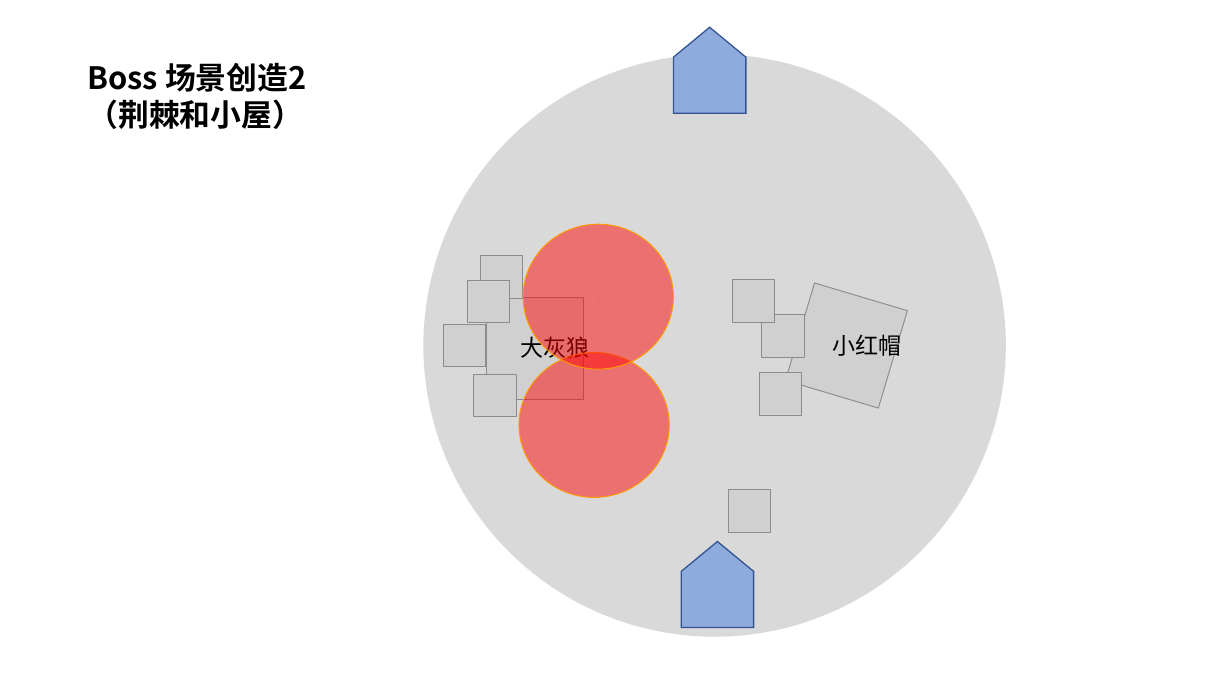
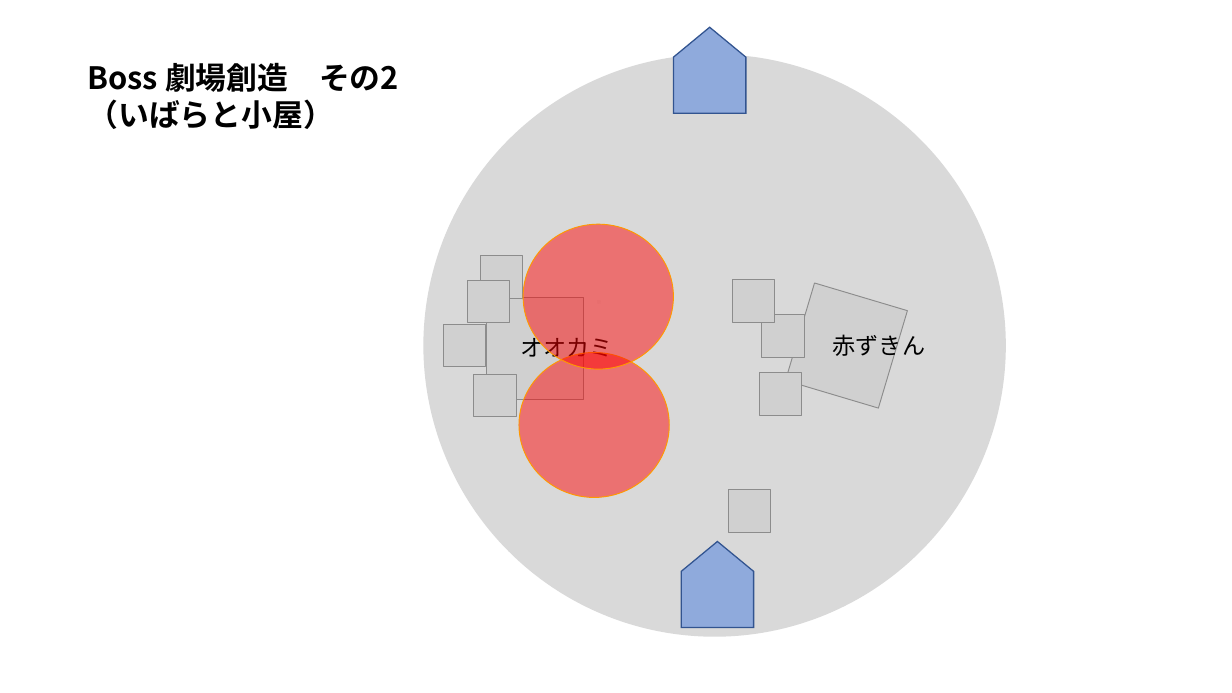
Before and after one commit to tufuchipaji/Tiera, a slide deck: slide 12 of 机制图示.pptx. Drawn at 1232x693 pixels with LibreOffice and Linux fonts; fonts in the diff are those of the drawing; grey boxes stand for pictures. Boxes give left, top, right and bottom in pixels: in the first picture for what was removed or moved away, otherwise in the second. Text is boxed around its words. In the diff, an @@ line names an element or a change of style, - is before the commit and + after.

```diff
--- a/机制图示.pptx
+++ b/机制图示.pptx
@@ text at [87, 62, 399, 129]: text changed @@
-Boss 场景创造2（荆棘和小屋）
+Boss 劇場創造 その2（いばらと小屋）
@@ text at [521, 333, 613, 362]: text changed @@
-大灰狼
+オオカミ
@@ text at [833, 331, 925, 360]: text changed @@
-小红帽
+赤ずきん
```
Also in this commit, not shown: 4 other slides changed, 3 slides added, 1 other file.
